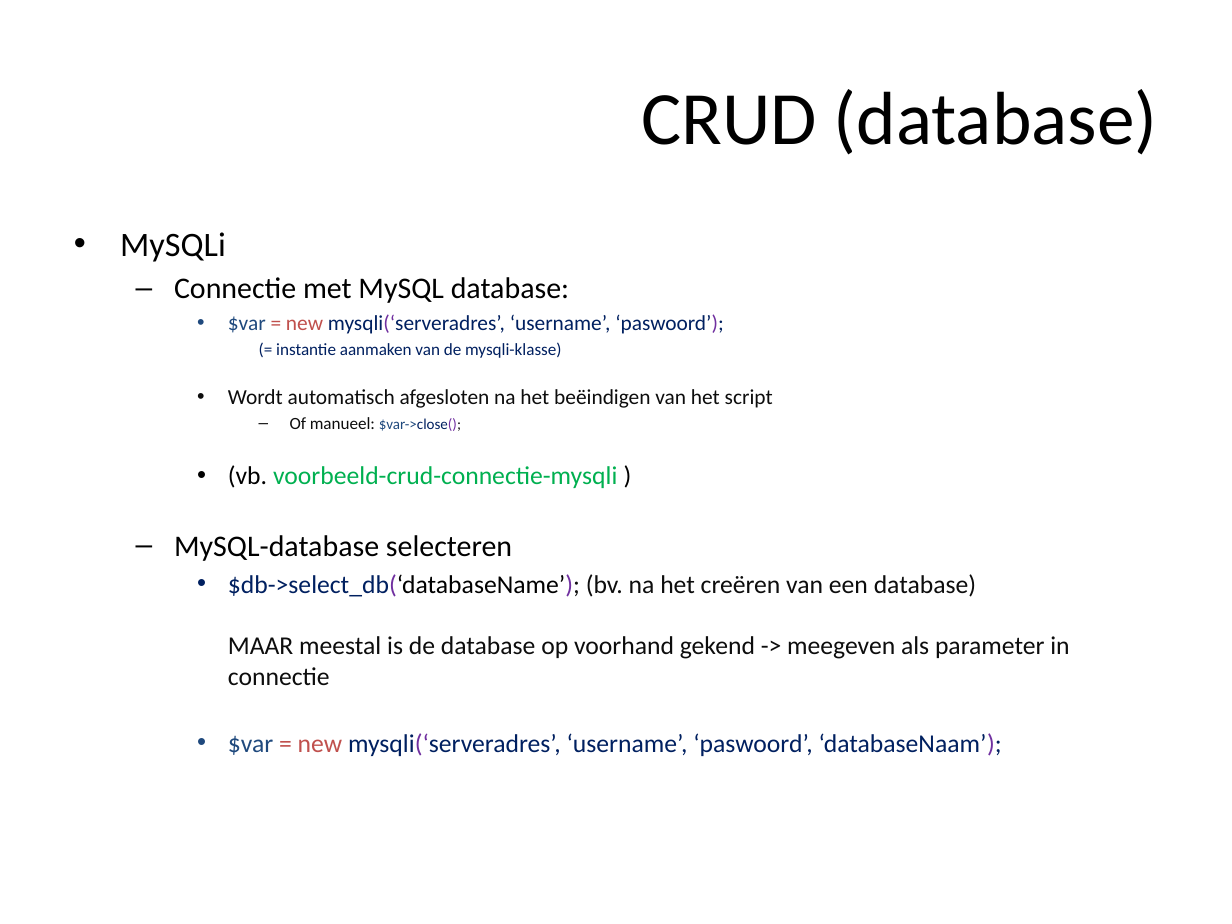
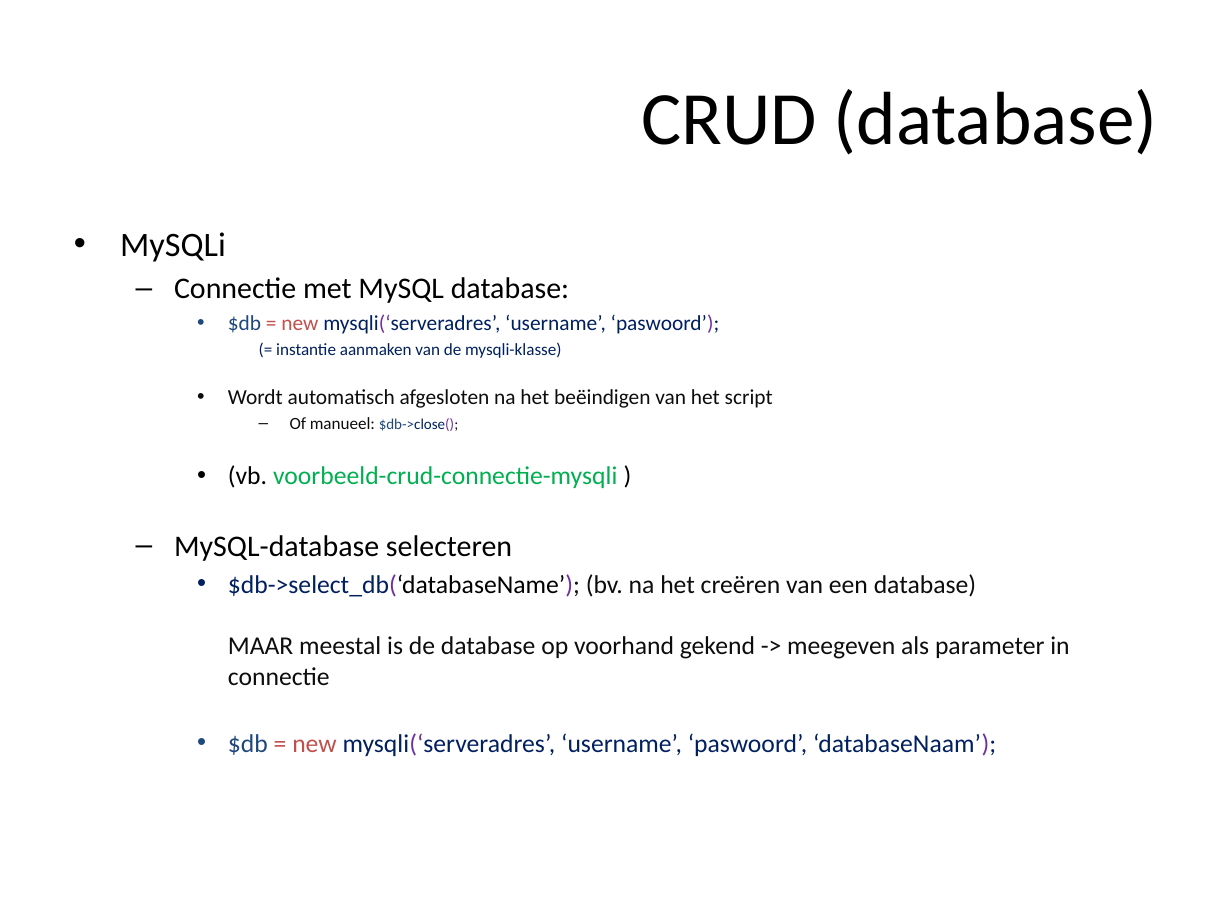
Before and after one commit to ajkea/web-backend-1, a slide deck: slide 160 of public/cursus/web-backend-cursus.pptx. Drawn at 1232x924 pixels with LibreOffice and Linux fonts; fonts in the diff are those of the drawing. Boxes give left, top, right and bottom in pixels: in the first picture for what was removed or moved away, otherwise in the second. Text is boxed around its words. In the diff, an @@ line names an element or a change of style, - is before the commit and + after.

Commit message:
verbeteren crud PDO slides / consistenter maken

```diff
--- a/public/cursus/web-backend-cursus.pptx
+++ b/public/cursus/web-backend-cursus.pptx
@@ text at [228, 314, 720, 334]: text changed @@
-    • $var = new mysqli(‘serveradres’, ‘username’, ‘paswoord’);
+    • $db = new mysqli(‘serveradres’, ‘username’, ‘paswoord’);
@@ text at [290, 417, 458, 431]: text changed @@
-      – Of manueel: $var->close();
+      – Of manueel: $db->close();
@@ text at [228, 733, 996, 756]: text changed @@
-    • $var = new mysqli(‘serveradres’, ‘username’, ‘paswoord’, ‘databaseNaam’);
+    • $db = new mysqli(‘serveradres’, ‘username’, ‘paswoord’, ‘databaseNaam’);
```
Also in this commit, not shown: 1 other slide changed, 1 other file.
